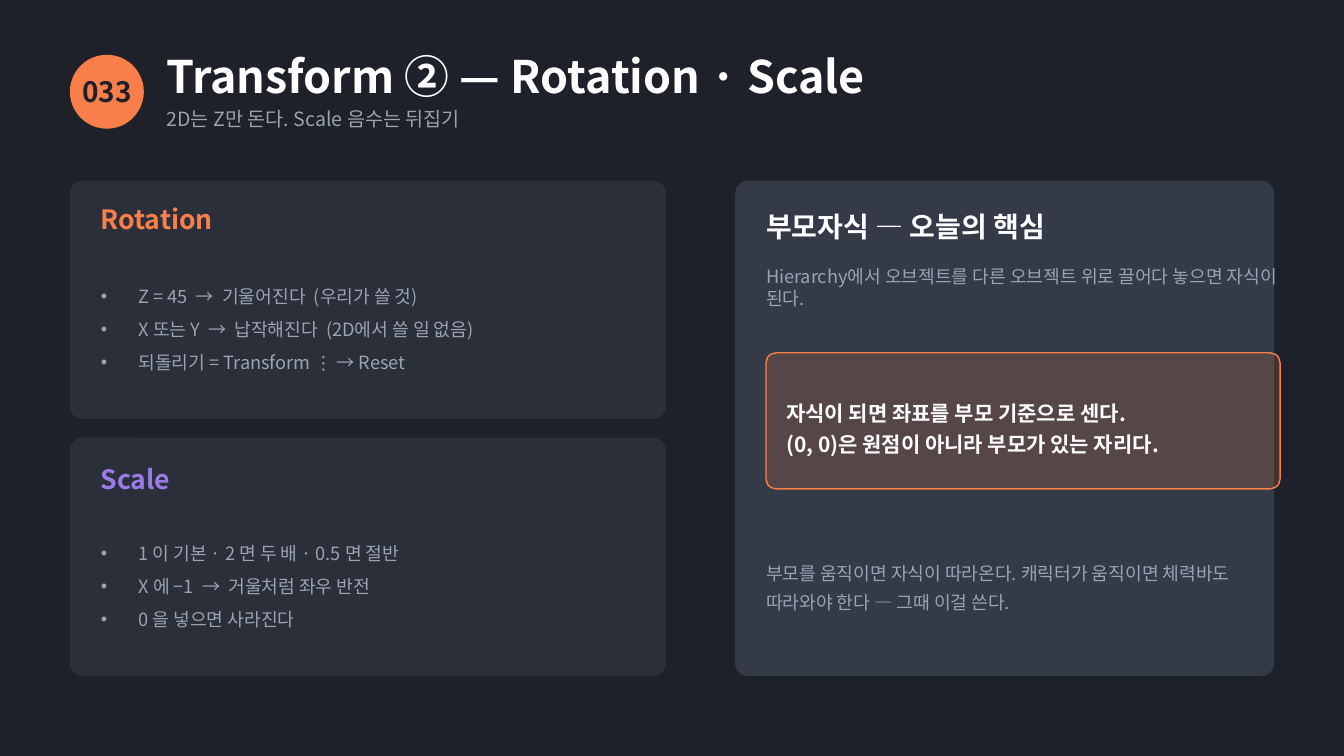
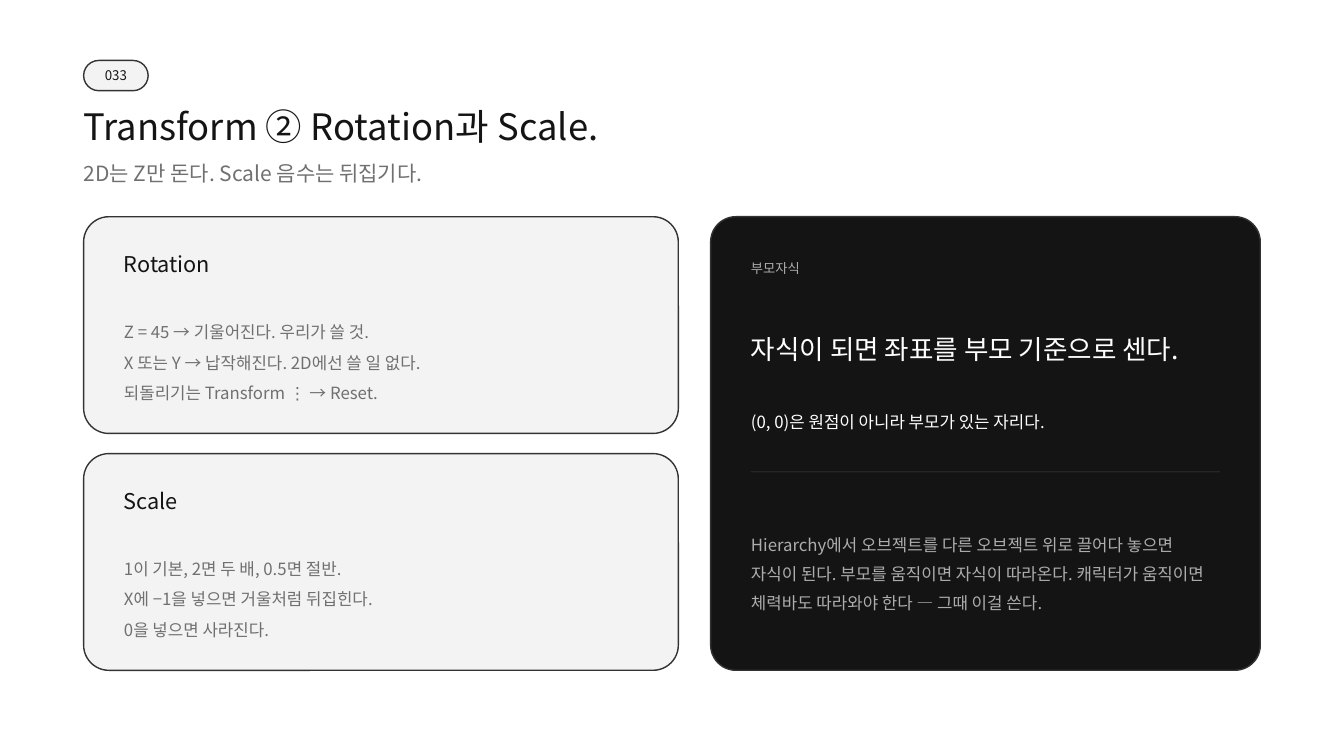
Before and after one commit to SBS-GameAcademy-Saturday/WaveBreaker, a slide deck: slide 7 of docs/04_배포자료/슬라이드/7주차-유니티입문.pptx. Drawn at 1344x756 pixels with LibreOffice and Linux fonts; fonts in the diff are those of the drawing. Boxes give left, top, right and bottom in pixels: in the first picture for what was removed or moved away, otherwise in the second. Text is boxed around its words. In the diff, an @@ line names an element or a change of style, - is before the commit and + after.

```diff
--- a/docs/04_배포자료/슬라이드/7주차-유니티입문.pptx
+++ b/docs/04_배포자료/슬라이드/7주차-유니티입문.pptx
@@ background #1E2129 to #FFFFFF @@
@@ text "033": place and size @@
-text "033" at [82,81,132,103]
+text "033" at [105,70,127,80]
@@ text "033" at [105,70,127,80]: size 20 to 9.5 pt, text colour #1E2129 to #141414, bold off @@
@@ rounded rectangle: place and size @@
-rounded rectangle at [71,55,143,128]
+rounded rectangle at [84,60,148,91]
@@ rounded rectangle at [84,60,148,91]: ellipse to rounded rectangle; fill #F97E4A to #F3F3F3; outline #F97E4A 1 pt to #333333 1 pt @@
@@ text at [84,109,599,143]: text changed; size 32 to 26 pt; text colour #FFFFFF to #141414; bold off @@
-Transform ② — Rotation · Scale
+Transform ② Rotation과 Scale.
@@ text at [84,163,422,183]: text changed; size 14 to 15 pt; text colour #9AA3B2 to #707070 @@
-2D는 Z만 돈다. Scale 음수는 뒤집기
+2D는 Z만 돈다. Scale 음수는 뒤집기다.
@@ rounded rectangle at [84,217,679,434]: fill #2A2F3A to #F3F3F3; outline #2A2F3A 1 pt to #333333 1 pt; proportions changed @@
@@ rounded rectangle: place and size @@
-rounded rectangle at [71,181,665,418]
+rounded rectangle at [84,217,679,434]
@@ rounded rectangle: place and size @@
-rounded rectangle at [736,181,1273,676]
+rounded rectangle at [711,217,1260,670]
@@ rounded rectangle at [711,217,1260,670]: fill #343A47 to #141414; outline #343A47 1 pt to #333333 1 pt; proportions changed @@
@@ text "Rotation": place and size @@
-text "Rotation" at [101,207,213,230]
+text "Rotation" at [124,255,210,273]
@@ text "Rotation" at [124,255,210,273]: size 19 to 15.5 pt, text colour #F97E4A to #141414, bold off @@
@@ text at [751,262,800,274]: text changed; size 20 to 9.5 pt; text colour #FFFFFF to #ADADAD; bold off @@
-부모자식 — 오늘의 핵심
+부모자식
@@ text at [124,324,421,401]: text changed; size 13 to 12 pt; text colour #9AA3B2 to #707070 @@
-• Z = 45 → 기울어진다 (우리가 쓸 것)
-• X 또는 Y → 납작해진다 (2D에서 쓸 일 없음)
-• 되돌리기 = Transform ⋮ → Reset
+Z = 45 → 기울어진다. 우리가 쓸 것.
+X 또는 Y → 납작해진다. 2D에선 쓸 일 없다.
+되돌리기는 Transform ⋮ → Reset.
@@ text at [751,337,1179,361]: text changed; size 13 to 19 pt; text colour #9AA3B2 to #FFFFFF @@
-Hierarchy에서 오브젝트를 다른 오브젝트 위로 끌어다 놓으면 자식이 된다.
+자식이 되면 좌표를 부모 기준으로 센다.
@@ rounded rectangle removed at [766,353,1280,489] @@
@@ text "(0, 0)은 원점이 아니라 부모가 ...": place and size @@
-text "(0, 0)은 원점이 아니라 부모가 ..." at [786,403,1159,456]
+text "(0, 0)은 원점이 아니라 부모가 ..." at [751,414,1044,431]
@@ text "(0, 0)은 원점이 아니라 부모가 ..." at [751,414,1044,431]: size 15 to 12 pt, bold off; line spacing 1.25 to 1 @@
@@ text at [786,403,1126,423]: paragraph removed @@
-자식이 되면 좌표를 부모 기준으로 센다.
@@ rounded rectangle: place and size @@
-rounded rectangle at [71,439,665,676]
+rounded rectangle at [84,454,679,670]
@@ rounded rectangle at [84,454,679,670]: fill #2A2F3A to #F3F3F3; outline #2A2F3A 1 pt to #333333 1 pt; proportions changed @@
@@ line added from (751, 472) to (1220, 472), #262626 1 pt @@
@@ text "Scale": place and size @@
-text "Scale" at [101,468,171,490]
+text "Scale" at [124,491,178,510]
@@ text "Scale" at [124,491,178,510]: size 19 to 15.5 pt, text colour #9B7BE8 to #141414, bold off @@
@@ text at [751,537,1204,611]: text changed; size 13 to 12 pt; text colour #9AA3B2 to #ADADAD @@
-부모를 움직이면 자식이 따라온다. 캐릭터가 움직이면 체력바도 따라와야 한다 — 그때 이걸 쓴다.
+Hierarchy에서 오브젝트를 다른 오브젝트 위로 끌어다 놓으면 자식이 된다. 부모를 움직이면 자식이 따라온다. 캐릭터가 움직이면 체력바도 따라와야 한다 — 그때 이걸 쓴다.
@@ text at [124,561,373,638]: text changed; size 13 to 12 pt; text colour #9AA3B2 to #707070 @@
-• 1 이 기본 · 2 면 두 배 · 0.5 면 절반
-• X 에 −1 → 거울처럼 좌우 반전
-• 0 을 넣으면 사라진다
+1이 기본, 2면 두 배, 0.5면 절반.
+X에 −1을 넣으면 거울처럼 뒤집힌다.
+0을 넣으면 사라진다.
```
Also in this commit, not shown: 13 other slides changed, 4 other files.
